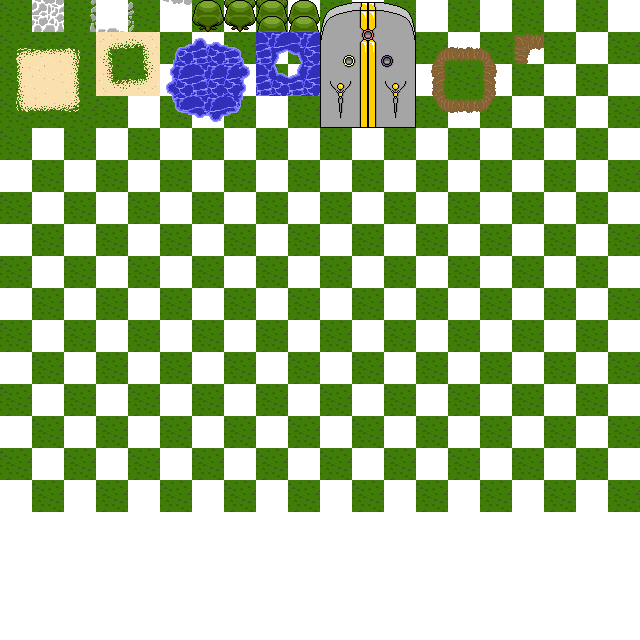
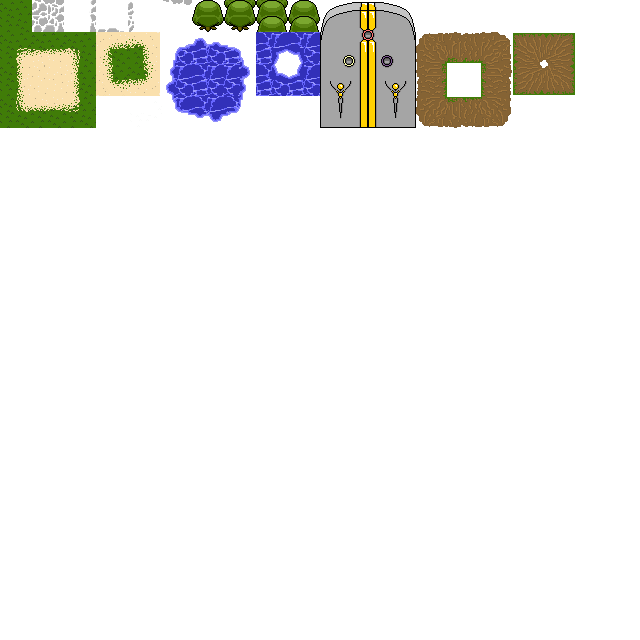
Before/after of a 640×640 layered artwork. What changed in the layer stack:
painted on "Layer 0" over [416, 32, 575, 128]
hid "Layer 1" over [0, 0, 640, 512]
